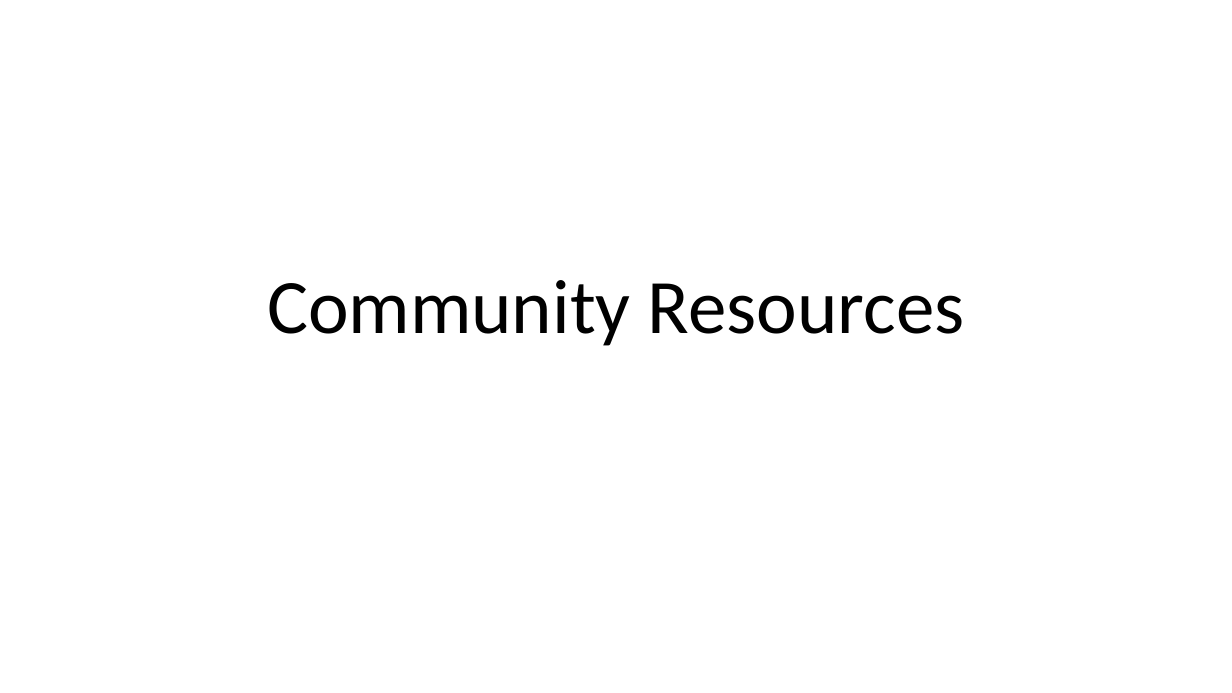
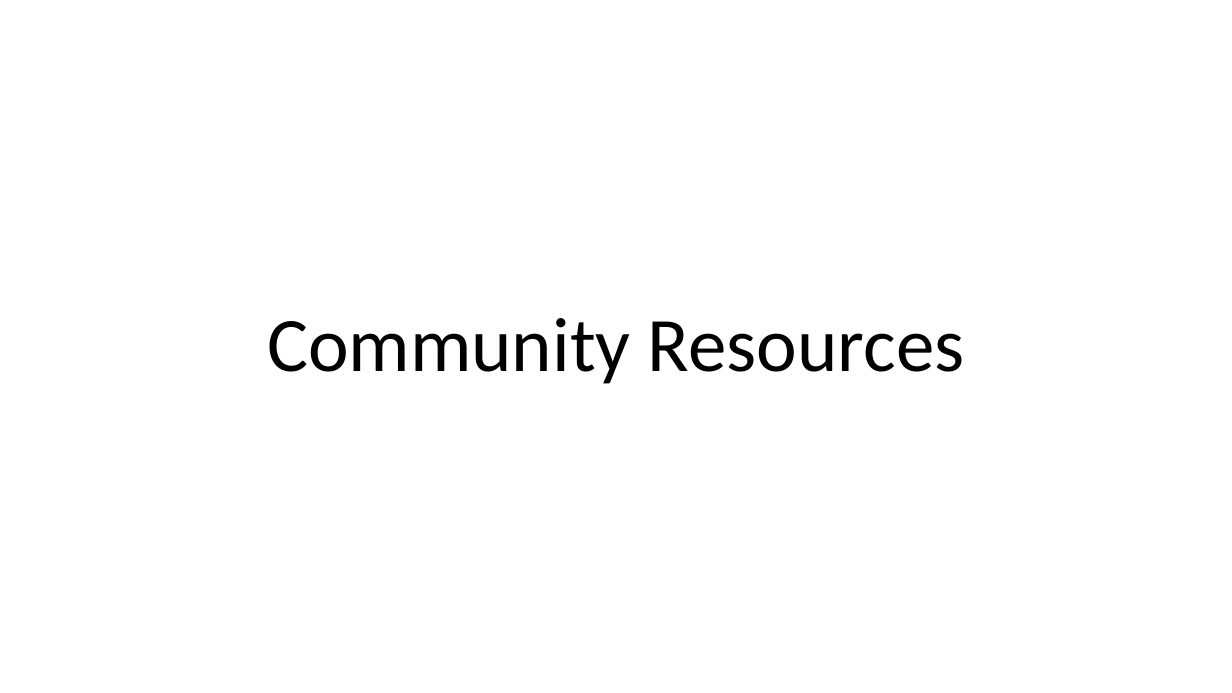
Before and after one commit to fiuneuro/training-week-2019, a slide deck: slide 1 of day1/06_community_resources.pptx. Drawn at 1232x693 pixels with LibreOffice and Linux fonts; fonts in the diff are those of the drawing. Boxes give left, top, right and bottom in pixels: in the first picture for what was removed or moved away, otherwise in the second. Text is boxed around its words. In the diff, an @@ line names an element or a change of style, - is before the commit and + after.

```diff
--- a/day1/06_community_resources.pptx
+++ b/day1/06_community_resources.pptx
@@ title "Community Resources": place and size @@
-title "Community Resources" at bbox=[267, 280, 964, 346]
+title "Community Resources" at bbox=[267, 318, 964, 384]
@@ title "Community Resources" at bbox=[267, 318, 964, 384]: vertical alignment bottom to middle @@
```
Also in this commit, not shown: 4 other slides changed, 2 slides added, 4 other files.
